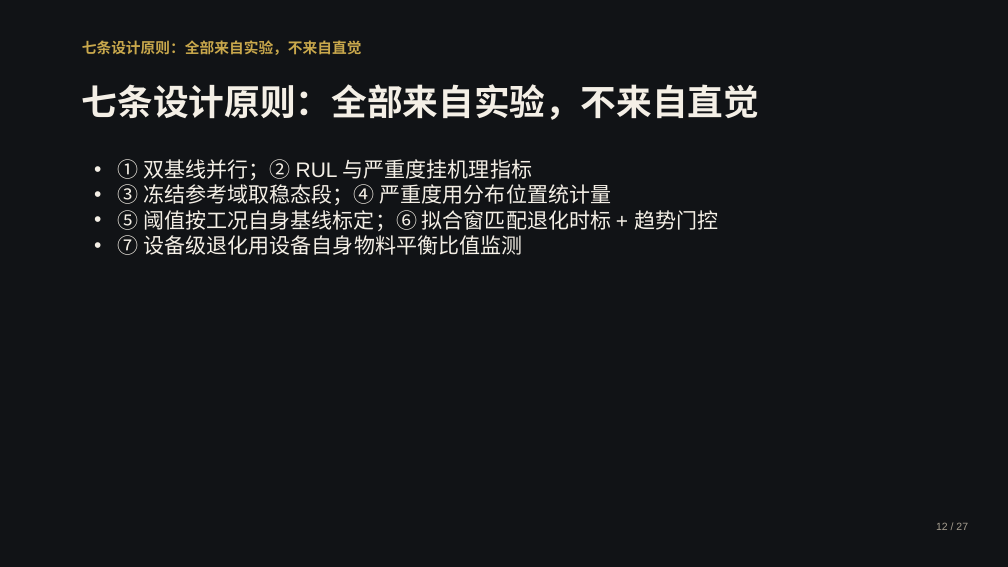
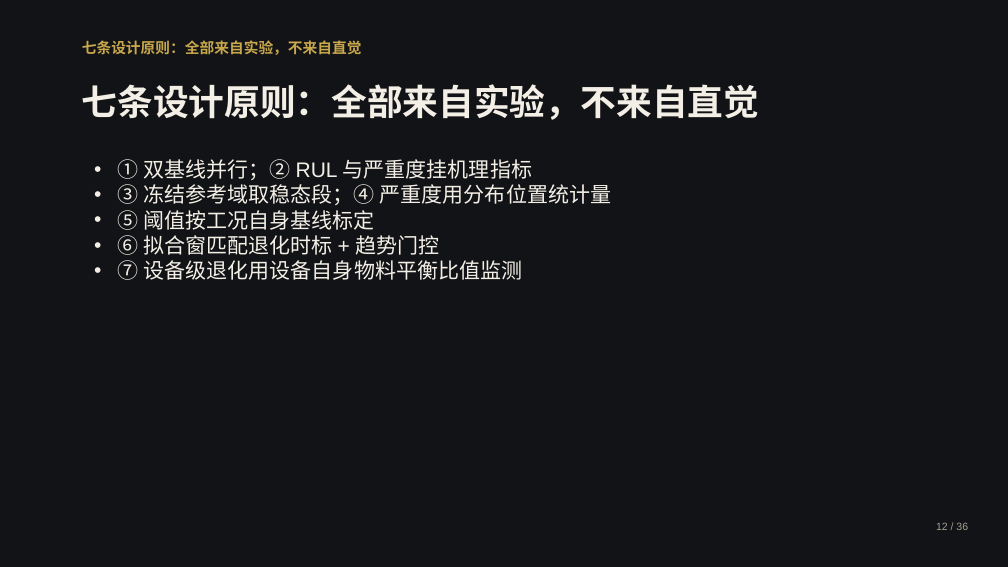
Before and after one commit to by739yang/BEWG_PdM, a slide deck: slide 18 of deliverables/ppt/澜脉_商业计划书.pptx (slide 12 before the commit). Drawn at 1008x567 pixels with LibreOffice and Linux fonts; fonts in the diff are those of the drawing. Boxes give left, top, right and bottom in pixels: in the first picture for what was removed or moved away, otherwise in the second. Text is boxed around its words. In the diff, an @@ line names an element or a change of style, - is before the commit and + after.

```diff
--- a/deliverables/ppt/澜脉_商业计划书.pptx
+++ b/deliverables/ppt/澜脉_商业计划书.pptx
@@ text at [118,210,440,255]: text changed @@
-• ⑤ 阈值按工况自身基线标定；⑥ 拟合窗匹配退化时标 + 趋势门控
+• ⑤ 阈值按工况自身基线标定
+• ⑥ 拟合窗匹配退化时标 + 趋势门控
@@ text at [936,522,968,530]: text changed @@
-12 / 27
+12 / 36
```
Also in this commit, not shown: 25 other slides changed, 22 slides added, 1 slide removed, 19 other files.
